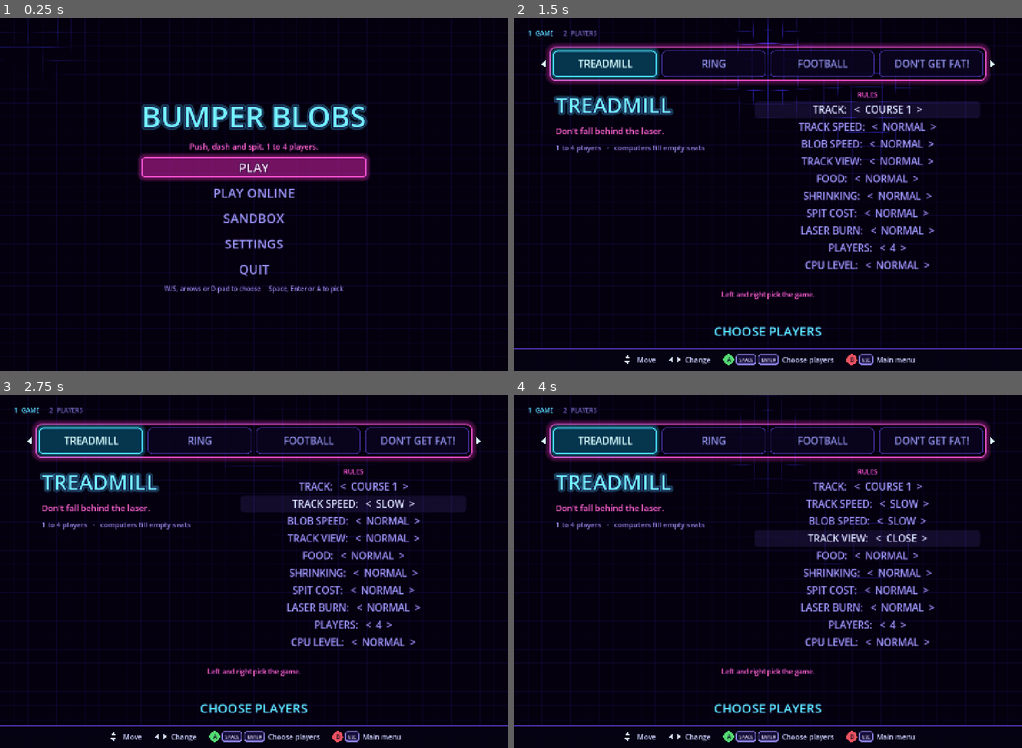
Above: before the commit, frames 1-4 (two rows, left to right).
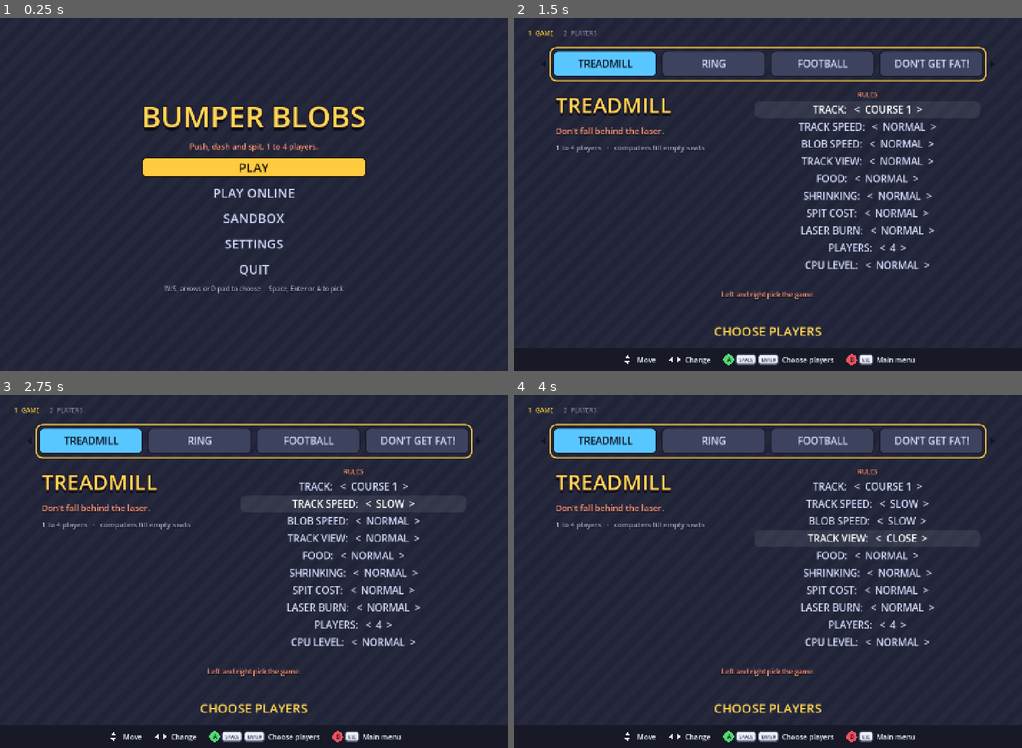
Above: after the commit, the same moments.

Repository: mrjkey/blobs
Game: Godot game, scene res://ui/menus/main_menu.tscn
Two runs of this game, one before a commit and one after it. Both use one fixed random seed, a clock stepped at 60 frames per second and the inputs below.
Inputs:
- Up to frame 1 (0.25 s): no input
- Up to frame 2 (1.5 s): click "PLAY" at 0.5 s; click "TRACK: < ENDLESS >" at 1.25 s
- Up to frame 3 (2.75 s): click "TRACK SPEED: < NORMAL >" at 2 s
- Up to frame 4 (4 s): click "BLOB SPEED: < NORMAL >" at 2.75 s; click "TRACK VIEW: < NORMAL >" at 3.5 s

The runs differ from the first frame. In frame 1, 99% of the frame differs, in the area x 0-100%, y 0-100%; in frame 2, 94%; in frame 3, 94%; in frame 4, 94%.

Commit message:
fixing menus

Diff:
--- a/autoload/session.gd
+++ b/autoload/session.gd
@@ -34,9 +34,9 @@
 		_save()
 
 ## The visual theme picked in SETTINGS (a key of THEMES). Saved between runs.
-var theme_name := "neon":
+var theme_name := "classic":
 	set(value):
-		theme_name = value if THEMES.has(value) else "neon"
+		theme_name = value if THEMES.has(value) else "classic"
 		_theme = null
 		_save()
 		theme_changed.emit()
@@ -82,7 +82,7 @@
 		player_name = cfg.get_value("online", "name", "")
 		recent_hosts = cfg.get_value("online", "recent", [])
 		glow = cfg.get_value("video", "glow", false)
-		theme_name = cfg.get_value("video", "theme", "neon")
+		theme_name = cfg.get_value("video", "theme", "classic")
 	if player_name.strip_edges() == "":
 		player_name = computer_name()
 
--- a/core/settings/game_settings.gd
+++ b/core/settings/game_settings.gd
@@ -20,7 +20,7 @@
 ## those marked `local` (how things look on this screen, like the energy bar).
 
 const OPTIONS := [
-	{key = "theme", label = "THEME", default_id = "neon", only = "menu", group = "LOOK", choices = [
+	{key = "theme", label = "THEME", default_id = "classic", only = "menu", group = "LOOK", choices = [
 		["neon", "NEON", "Glowing colours on a dark grid that pulses with the music."],
 		["classic", "CLASSIC", "Plain, solid colours with drop shadows."],
 	]},
--- a/ui/menus/lobby/lobby.gd
+++ b/ui/menus/lobby/lobby.gd
@@ -73,7 +73,6 @@
 var players := {}
 var lineup: Array = [] # per card: the PlayerSlot that plays there, or null (free); from _make_lineup()
 var _row := 0 # the focused row in GAME
-var _came_from_players := false # PLAYERS was shown: B in GAME goes back there
 var _joins := 0
 var _keyboard_home := {} # computer -> the half its lone keyboard player joined with
 var _hold := {} # {key, half, t} while a second keyboard player holds their confirm key
@@ -105,7 +104,6 @@
 		Net.send(1, "lobby_hello")
 	elif _restore():
 		view = View.PLAYERS
-		_came_from_players = true
 	if Net.is_host():
 		Net.set_status("")
 		_addresses = LanDiscovery.lan_addresses()
@@ -209,10 +207,12 @@
 				(list[_row] as OptionRow).step(step) # _on_row_changed does the rest
 		"confirm":
 			_show(View.PLAYERS)
-		"back", "rules":
-			if action == "back" and Net.is_host() and not _has_players(Net.my_id()):
+		"rules":
+			_show(View.PLAYERS)
+		"back":
+			if Net.is_host() and not _has_players(Net.my_id()):
 				_back_out()
-			elif _came_from_players or not players.is_empty():
+			elif not players.is_empty():
 				_show(View.PLAYERS)
 			else:
 				get_tree().change_scene_to_file(main_menu_path)
@@ -314,8 +314,6 @@
 
 func _show(next: View) -> void:
 	view = next
-	if next == View.PLAYERS:
-		_came_from_players = true
 	Sfx.play("pop", 1.0)
 
 
@@ -764,7 +762,7 @@
 	else:
 		%Help.text = "Join, pick your %s, and get ready." % ("team" if not info.teams.is_empty() else "colour")
 	var mine := _has_players(Net.my_id())
-	var back := "Back to players" if _came_from_players or not players.is_empty() else "Main menu"
+	var back := "Back to players" if not players.is_empty() else "Main menu"
 	if Net.is_client() and not mine:
 		back = "Leave game"
 	elif Net.is_host() and not mine:
@@ -1038,8 +1036,6 @@
 	if host_view != _host_view:
 		_host_view = host_view
 		view = View.PLAYERS if host_view == View.PLAYERS else View.GAME
-		if view == View.PLAYERS:
-			_came_from_players = true
 	_synced = true
 	if new_mode:
 		_build_rows()
Not shown, changed: export_presets.cfg
Not shown, changed: Makefile
Not shown, changed: README.md
Not shown, changed: docs/ARCHITECTURE.md
Not shown, changed: tools/release.sh
Not shown, added: tools/serve_web.py
